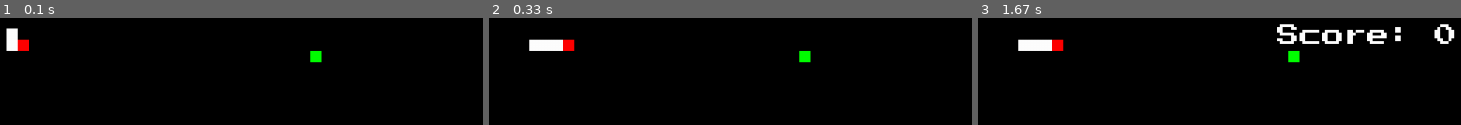
Above: before the commit, frames 1-3 (left to right).
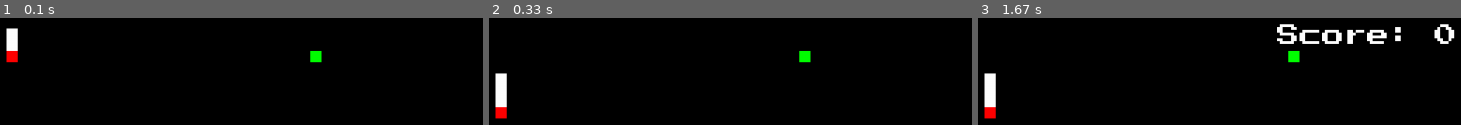
Above: after the commit, the same moments.

Repository: nmurphy101/Pygame2DFramework
Game: pygame game, started from main.py
Same seed, same stepped clock (60 frames per second), same inputs: the game is played once before the commit and once after it.
Inputs:
- Up to frame 1 (0.1 s): no input
- Up to frame 2 (0.33 s): no input
- Up to frame 3 (1.67 s): hold Esc 0.33-0.8 s; hold Right 0.33-0.8 s

The runs differ from the first frame. In frame 1, 0.6% of the frame differs, in the area x 1-7%, y 19-43%; in frame 2, 2.1%, in the area x 1-18%, y 19-95%; in frame 3, 2.1%.

Commit message:
Added sound effects and music Fixed starting position bug that allows one to move immediately back onto your tail and get a game-over

Diff:
--- a/pkg/game.py
+++ b/pkg/game.py
@@ -45,7 +45,9 @@
         self.fps = 60
         self.screen_width = 1280
         self.screen_height = 720
-        self.title = "Game Platform"
+        self.title = "Game Platform - "
+        self.music_volume = .7
+        self.effect_volume = .7
         init()
 
     def run(self):
@@ -67,10 +69,8 @@
         while self.running:
             # System/window events to be checked
             self.event_checks()
-
             # Gameplay logic
             self.game.play()
-
             # The game loop FPS
             clock.tick(self.fps)
 
@@ -99,14 +99,14 @@
         pygame.display.flip()
 
         # Instantiate the Game Obj
-        self.game = self.game_pkg(screen, game_font)
+        self.game = self.game_pkg(screen, game_font, self)
 
     def event_checks(self):
         '''
         event_checks
         ~~~~~~~~~~
 
-        event_checks for the snake
+        event_checks for the game
         '''
         for event in pygame.event.get():
             # print(event)
@@ -118,6 +118,7 @@
                 if event.key == K_ESCAPE:
                     if not self.game.game_over:
                         self.game.pause = not self.game.pause
+                        self.game.game_music = not self.game.game_music
                     else:
                         self.game.game_over = False
                         self.game.start()
--- a/pkg/snake_game.py
+++ b/pkg/snake_game.py
@@ -36,7 +36,7 @@
 
     AI for the snake
     '''
-    def __init__(self, screen):
+    def __init__(self, screen, base_game):
         # Window to draw to
         self.screen = screen
         # Snake is dead or alive
@@ -53,9 +53,9 @@
         self.speed = 1.5
         self.moved_last_cnt = 0
         # Where snake was looking = (North = 0, East = 1, South = 2, West = 3)
-        self.prev_direction = -1
+        self.prev_direction = 2
         # Where snake is looking = (North = 0, East = 1, South = 2, West = 3)
-        self.direction = 1
+        self.direction = 2
         # Determines how far the snake can see ahead of itself in the direction it's looking
         self.sight = 5
         # head pos/size  = (left, top, width, height)
@@ -64,6 +64,9 @@
         self.head_color = (255, 0, 0)
         # Snake is a rectangle object
         self.rect = pygame.draw.rect(self.screen, self.head_color, self.head)
+        # Snake death sound
+        self.sound_death = pygame.mixer.Sound("assets/sounds/8bitretro_soundpack/MISC-NOISE-BIT_CRUSH/Retro_8-Bit_Game-Misc_Noise_06.wav")
+        self.sound_death.set_volume(base_game.effect_volume/3.5)
         # Number of tail segments
         self.num_tails = 5
         # tail segment list
@@ -220,7 +223,7 @@
 
     Food for the snake
     '''
-    def __init__(self, screen, screen_size):
+    def __init__(self, screen, screen_size, base_game):
         # Window to draw to
         self.screen = screen
         # Food is dead or alive
@@ -245,6 +248,9 @@
         self.growth = 5
         # Point value of the food
         self.point_value = 10
+        # Interact sound
+        self.sound_interact = pygame.mixer.Sound("assets/sounds/8bitretro_soundpack/PICKUP-COIN-OPJECT-ITEM/Retro_8-Bit_Game-Pickup_Object_Item_Coin_01.wav")
+        self.sound_interact.set_volume(base_game.effect_volume)
 
     def draw(self):
         '''
@@ -284,15 +290,29 @@
 
     SnakeGame for the snake
     '''
-    def __init__(self, screen, game_font):
+    def __init__(self, screen, game_font, base_game):
+        # Calling game platform
+        self.base_game = base_game
+        # Window settings
+        self.title = base_game.title + "Snake"
+        pygame.display.set_caption(self.title)
         self.screen = screen
         self.game_font = game_font
         screen_w, screen_h = screen.get_size()
         self.screen_size = (screen_w, screen_h)
+        # Game settings
         self.score = 0
         self.game_over = False
+        self.game_music = True
         self.pause = False
         self.focus_pause = False
+        # Game music
+        self.game_music = "assets/music/Cheerful_Piano_NES.wav"
+        pygame.mixer.music.load(self.game_music)
+        pygame.mixer.music.set_volume(base_game.music_volume)
+        pygame.mixer.music.play(-1)
+
+        # Game object list
         self.obj_dict = {}
 
     def play(self):
@@ -302,6 +322,12 @@
 
         play does stuff
         '''
+
+        # Check game music status
+        if not self.game_music:
+            pygame.mixer.music.pause()
+        else:
+            pygame.mixer.music.unpause()
 
         # Check if the game is over
         if not self.game_over:
@@ -340,13 +366,15 @@
 
         start does stuff
         '''
+        # Start the game music
+        pygame.mixer.music.play(-1)
         # Set the score to 0
         self.score = 0
         self.pause = False
         self.focus_pause = False
         # Initilize game objects
-        food = Food(self.screen, self.screen_size)
-        snake = Snake(self.screen)
+        food = Food(self.screen, self.screen_size, self.base_game)
+        snake = Snake(self.screen, self.base_game)
         self.obj_dict = {
             "snake": snake,
             "food": food,
@@ -371,14 +399,17 @@
         '''
         # Collision check between snake and food
         if self.obj_dict["snake"].rect.colliderect(self.obj_dict["food"]):
+            pygame.mixer.Sound.play(self.obj_dict["food"].sound_interact)
             self.obj_dict["food"].alive = False
             self.obj_dict["snake"].grow(self.obj_dict["food"])
             self.up_score(self.obj_dict["food"].point_value)
         # Collision check for edge of screen
         if (self.obj_dict["snake"].pos_x > self.screen_size[0]-self.obj_dict["snake"].size) or (
                 self.obj_dict["snake"].pos_y > self.screen_size[1]-self.obj_dict["snake"].size):
+            pygame.mixer.Sound.play(self.obj_dict["snake"].sound_death)
             self.game_over = True
-        if self.obj_dict["snake"].pos_x < 0 or self.obj_dict["snake"].pos_y < 0:
+        elif self.obj_dict["snake"].pos_x < 0 or self.obj_dict["snake"].pos_y < 0:
+            pygame.mixer.Sound.play(self.obj_dict["snake"].sound_death)
             self.game_over = True
         # Collision check between snake and tails
         i = 0
@@ -386,6 +417,7 @@
             # Skip the first tail segment
             if i > 0:
                 if self.obj_dict["snake"].rect.colliderect(tail):
+                    pygame.mixer.Sound.play(self.obj_dict["snake"].sound_death)
                     self.game_over = True
             i += 1
 
@@ -396,6 +428,8 @@
 
         pause_menu does stuff
         '''
+        # Pause game music
+        self.game_music = False
         # Render the score
         text_str = 'Score: ' + str(self.score)
         _ = self.game_font.render_to(
@@ -415,6 +449,8 @@
 
         game_over_menu does stuff
         '''
+        # Stop the music
+        pygame.mixer.music.stop()
         # Render the Game Over text
         text_str = 'Game Over'
         _ = self.game_font.render_to(
Not shown, added: assets/music/Cheerful_Piano_NES.wav
Not shown, added: assets/sounds/8bitretro_soundpack/ALARM-BELL-NOTIFICATION-SIREN/Retro_8-Bit_Game-Alarm_Bell_01.wav
Not shown, added: assets/sounds/8bitretro_soundpack/ALARM-BELL-NOTIFICATION-SIREN/Retro_8-Bit_Game-Alarm_Bell_02.wav
Not shown, added: assets/sounds/8bitretro_soundpack/ALARM-BELL-NOTIFICATION-SIREN/Retro_8-Bit_Game-Alarm_Bell_03.wav
Not shown, added: assets/sounds/8bitretro_soundpack/ALARM-BELL-NOTIFICATION-SIREN/Retro_8-Bit_Game-Alarm_Bell_04-Loop.wav
Not shown, added: assets/sounds/8bitretro_soundpack/ALARM-BELL-NOTIFICATION-SIREN/Retro_8-Bit_Game-Alarm_Bell_04-Single.wav
Not shown, added: assets/sounds/8bitretro_soundpack/ALARM-BELL-NOTIFICATION-SIREN/Retro_8-Bit_Game-Alarm_Bell_05.wav
Not shown, added: assets/sounds/8bitretro_soundpack/ALARM-BELL-NOTIFICATION-SIREN/Retro_8-Bit_Game-Alarm_Bell_06.wav
Not shown, added: assets/sounds/8bitretro_soundpack/ALARM-BELL-NOTIFICATION-SIREN/Retro_8-Bit_Game-Alarm_Bell_07.wav
Not shown, added: assets/sounds/8bitretro_soundpack/ALARM-BELL-NOTIFICATION-SIREN/Retro_8-Bit_Game-Alarm_Bell_Siren.wav
Not shown, added: assets/sounds/8bitretro_soundpack/EXPLOSION-BOMB-DETONATION/.DS_Store
Not shown, added: assets/sounds/8bitretro_soundpack/EXPLOSION-BOMB-DETONATION/Retro_8-Bit_Game-Bomb_Explosion_01.wav
(and 188 more such lines)
